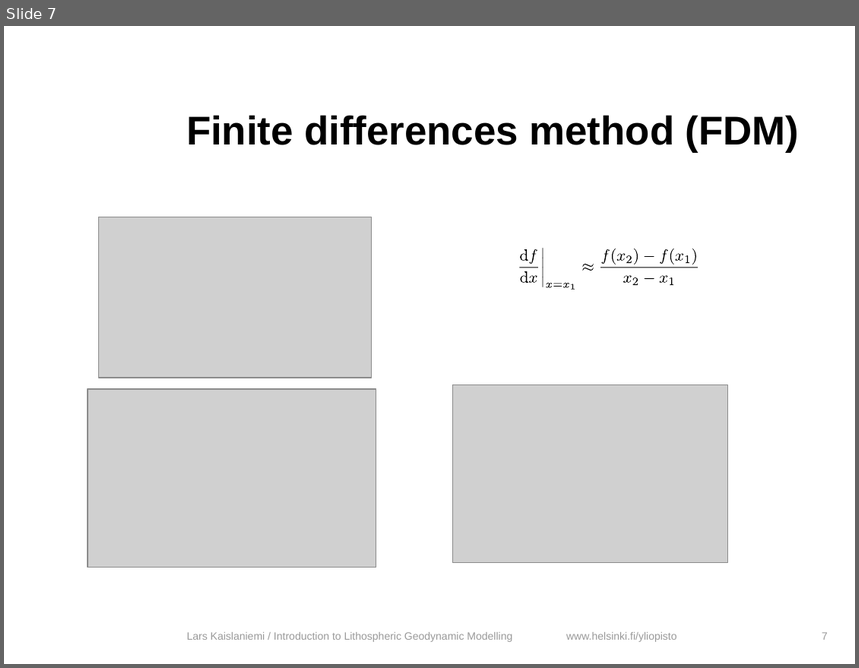
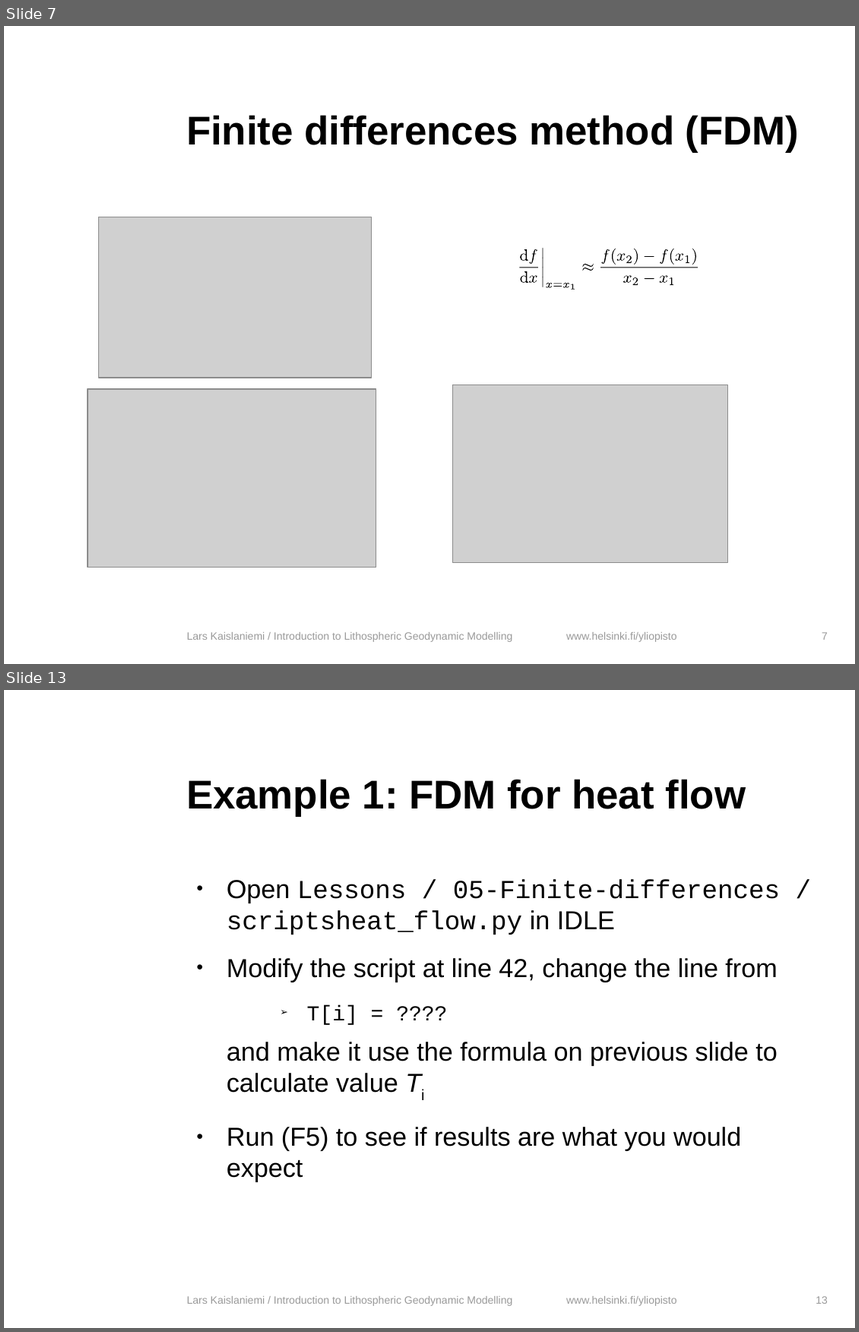
Before and after one commit to HUGG/NGWM2016-modelling-course, a slide deck: Lessons/05-Finite-differences/finite_differences.odp. Shown one above the other, each under a label of ours: slide 7 before the commit, slides 7 and 13 after it; the slides between them are not shown. The pictures are 859x668 and 859x1332 pixels, drawn with LibreOffice and Linux fonts; fonts in the diff are those of the drawing; grey boxes stand for pictures; background and template pictures are left out. Boxes give left, top, right and bottom in pixels: in the first picture for what was removed or moved away, otherwise in the second. Text is boxed around its words. In the diff, an @@ line names an element or a change of style, - is before the commit and + after.

Commit message:
Updates to lesson 05 & scripts

```diff
--- a/Lessons/05-Finite-differences/finite_differences.odp
+++ b/Lessons/05-Finite-differences/finite_differences.odp
@@ slide 13 added at [4, 690, 855, 1328], background #FFFFFF; not listed: 1 template element that a slide beside it also shows @@
@@ title added at [186, 779, 747, 817], 34 pt, text #000000, bold @@
+Example 1: FDM for heat flow
@@ text added at [227, 879, 780, 1182], 22 pt, text #000000 @@
+● Open Lessons / 05-Finite-differences / scriptsheat_flow.py in IDLE
+● Modify the script at line 42, change the line from
+    ➢ T[i] = ????
+and make it use the formula on previous slide to calculate value Ti
+● Run (F5) to see if results are what you would expect
@@ text added at [187, 1296, 512, 1306], 9 pt, text #999999 @@
+Lars Kaislaniemi / Introduction to Lithospheric Geodynamic Modelling
@@ page number added at [816, 1296, 828, 1304], 9 pt, text #999999 @@
+13
```
Also in this commit, not shown: 22 slides changed, 10 other slides added, 4 other files.
